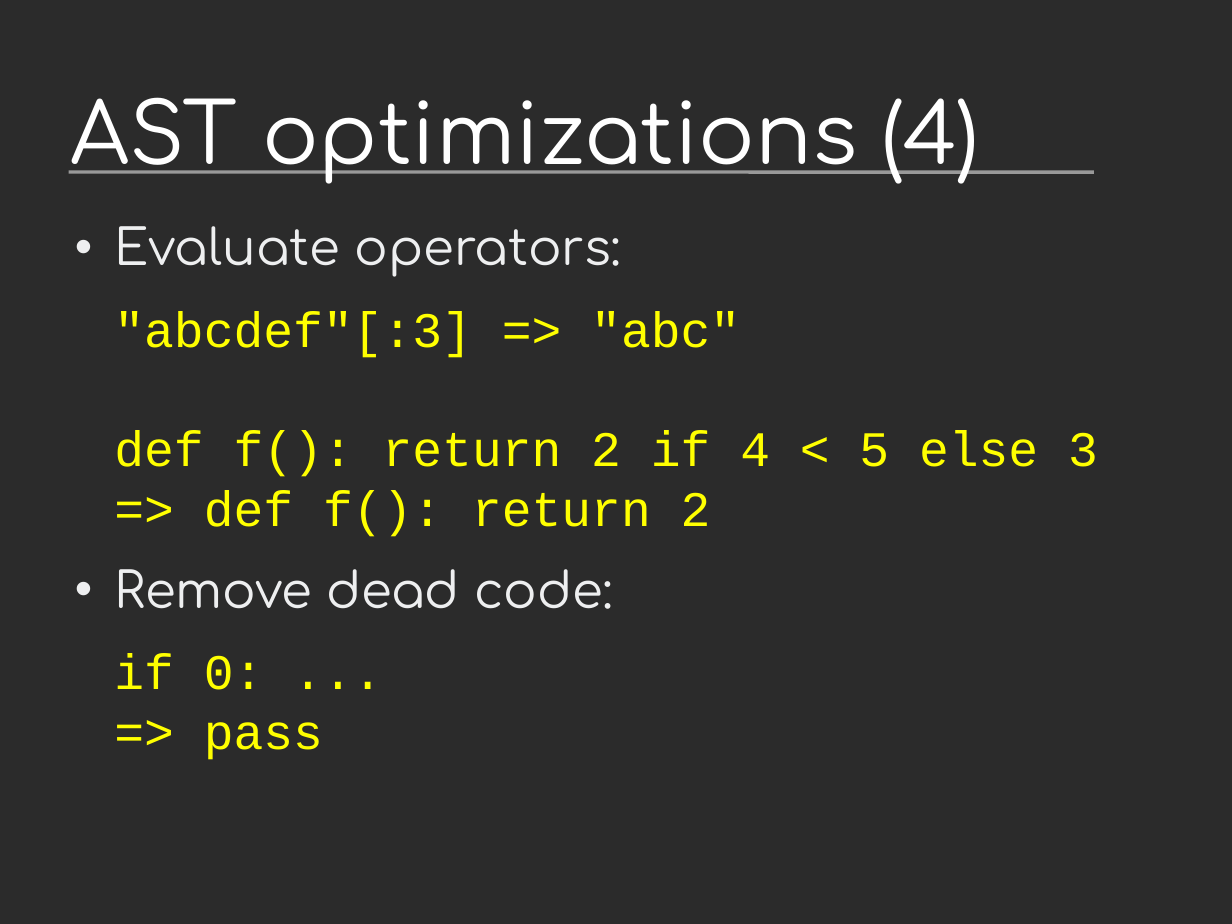
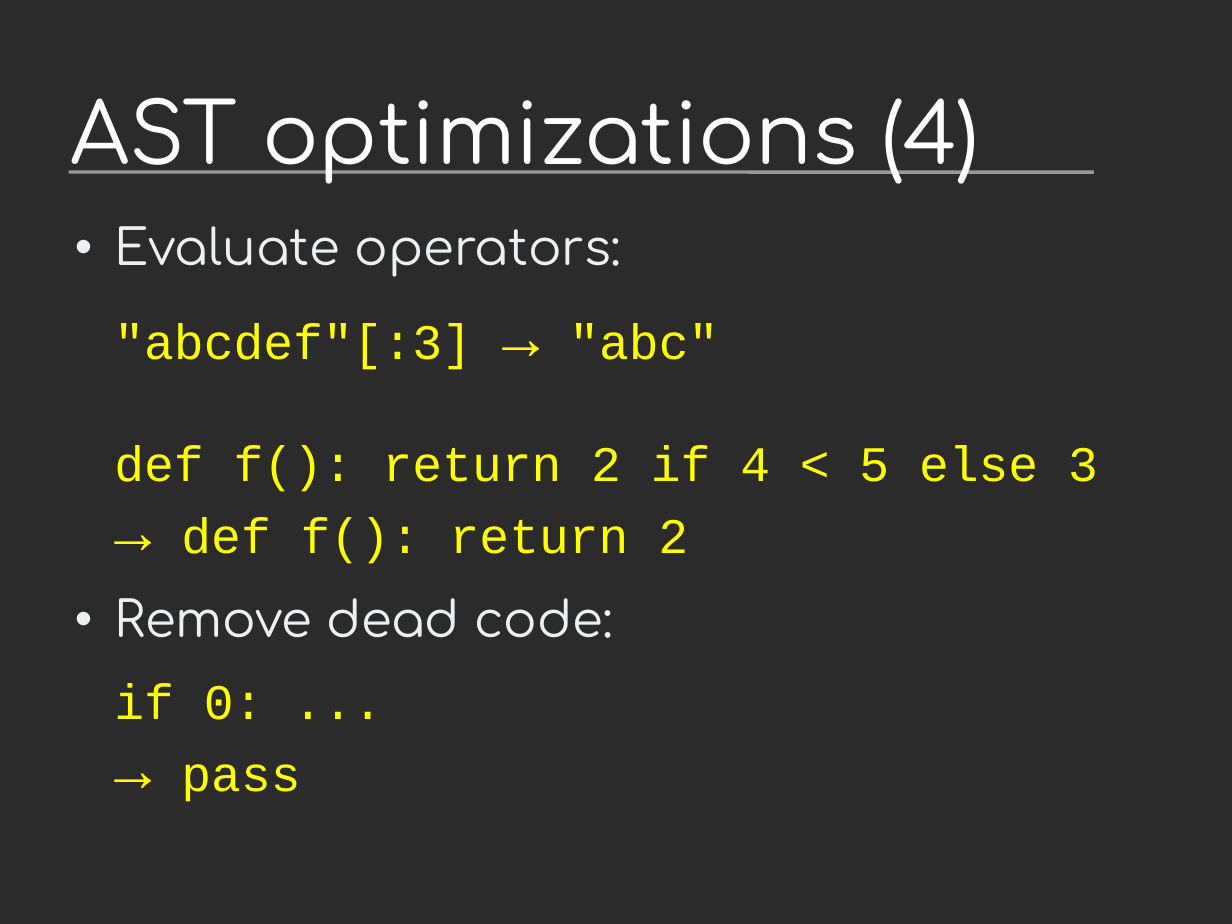
Before and after one commit to vstinner/talks, a slide deck: slide 14 of 2013-FOSDEM/faster_cpython.odp (slide 12 before the commit). Drawn at 1232x924 pixels with LibreOffice and Linux fonts; fonts in the diff are those of the drawing; background and template pictures are left out; a plain dark background stands for a picture behind light text. Boxes give left, top, right and bottom in pixels: in the first picture for what was removed or moved away, otherwise in the second. Text is boxed around its words. In the diff, an @@ line names an element or a change of style, - is before the commit and + after.

```diff
--- a/2013-FOSDEM/faster_cpython.odp
+++ b/2013-FOSDEM/faster_cpython.odp
@@ text at (114, 324, 1098, 564): text changed @@
-"abcdef"[:3] => "abc"
-def f(): return 2 if 4 < 5 else 3
-=> def f(): return 2
+"abcdef"[:3] → "abc"
+def f(): return 2 if 4 < 5 else 3
+→ def f(): return 2
@@ text at (114, 683, 300, 802): text changed @@
-if 0: ...
-=> pass
+if 0: ...
+→ pass
```
Also in this commit, not shown: 14 other slides changed, 5 slides added, 1 other file.
